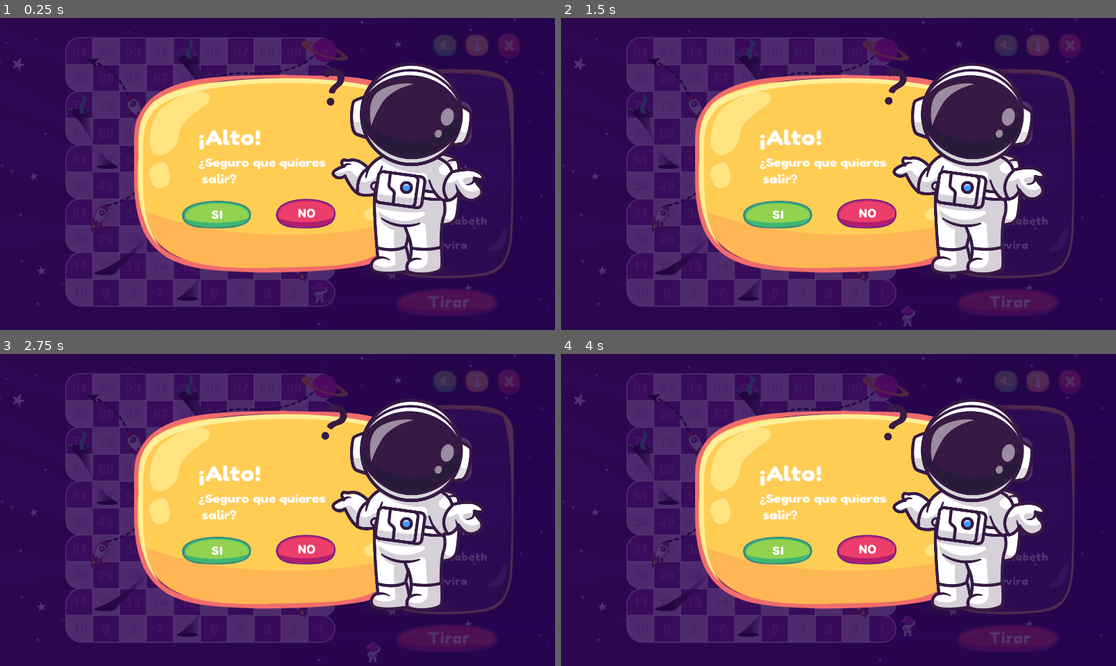
Above: before the commit, frames 1-4 (two rows, left to right).
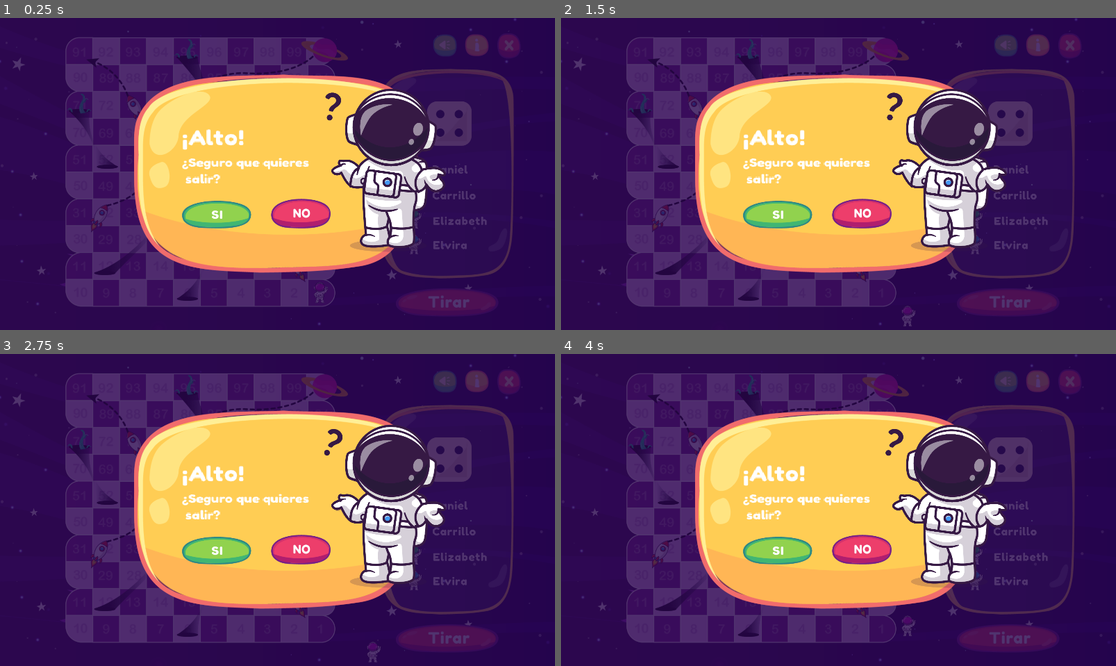
Above: after the commit, the same moments.

Repository: carrilloycardenas/Carrera-espacial
Game: Godot game, scene res://tablero/tablero.tscn
The game is run twice, just before and just after one commit, with the same random seed, the same clock (stepped at 60 frames per second) and the same inputs. The project has no main scene, so this scene is started directly.
Inputs:
- Up to frame 1 (0.25 s): no input
- Up to frame 2 (1.5 s): hold Right (ui_right) 0.53-1.28 s; hold Down (ui_down) from 1.28 s (still down)
- Up to frame 3 (2.75 s): release Down (ui_down) at 2.03 s; hold Right (ui_right) from 2.03 s (still down)
- Up to frame 4 (4 s): release Right (ui_right) at 2.78 s; hold Up (ui_up) 2.78-3.53 s; hold Left (ui_left) from 3.53 s (still down)

The runs differ from the first frame. In frame 1, 9.3% of the frame differs, in the area x 32-87%, y 15-83%; in frame 2, 9.3%; in frame 3, 9.3%; in frame 4, 9.3%.

Commit message:
Más cambios en el tamaño de astro-ques

Diff:
--- a/sprites/astro-ques.tscn
+++ b/sprites/astro-ques.tscn
@@ -17,10 +17,11 @@
 "speed": 16.0
 } ]
 
-[node name="Node2D" type="Node2D"]
+[node name="astro-ques" type="Node2D"]
+scale = Vector2( 0.5, 0.5 )
 
 [node name="AnimatedSprite" type="AnimatedSprite" parent="."]
-scale = Vector2( 0.4, 0.4 )
+scale = Vector2( 0.6, 0.6 )
 frames = SubResource( 1 )
-frame = 11
+frame = 10
 playing = true
--- a/tablero/tablero.tscn
+++ b/tablero/tablero.tscn
@@ -43,7 +43,8 @@
 scale = Vector2( 1.875, 1.875 )
 script = ExtResource( 15 )
 __meta__ = {
-"_edit_horizontal_guides_": [ 728.0 ]
+"_edit_horizontal_guides_": [ 728.0 ],
+"_edit_vertical_guides_": [ 630.0 ]
 }
 
 [node name="Tablero" type="Sprite" parent="."]
@@ -172,18 +173,18 @@
 texture = ExtResource( 20 )
 
 [node name="alto" type="Label" parent="Hover-seleccionjugadores"]
-margin_left = -47.425
+margin_left = -56.8761
 margin_top = -70.2927
-margin_right = 37.575
+margin_right = 28.1239
 margin_bottom = -30.2927
 rect_scale = Vector2( 0.5, 1 )
 custom_fonts/font = SubResource( 2 )
 text = "¡Alto!"
 
 [node name="Label" type="Label" parent="Hover-seleccionjugadores"]
-margin_left = -47.4251
+margin_left = -56.8762
 margin_top = -27.4357
-margin_right = 127.574
+margin_right = 118.123
 margin_bottom = 21.5643
 rect_scale = Vector2( 0.5, 1 )
 custom_fonts/font = SubResource( 3 )
@@ -191,14 +192,18 @@
  salir?"
 
 [node name="btn-regresar" type="TextureButton" parent="Hover-seleccionjugadores"]
-margin_left = 0.355423
+margin_left = -2.96996
 margin_top = 34.1963
-margin_right = 72.3554
+margin_right = 69.03
 margin_bottom = 76.1959
 rect_scale = Vector2( 0.5, 1 )
 texture_normal = ExtResource( 26 )
 texture_hover = ExtResource( 24 )
 expand = true
+
+[node name="astro-ques" parent="Hover-seleccionjugadores" instance=ExtResource( 21 )]
+position = Vector2( 67.0382, -9.06854 )
+scale = Vector2( 0.164082, 0.382649 )
 
 [node name="btn-salir" type="TextureButton" parent="Hover-seleccionjugadores"]
 margin_left = -56.5263
@@ -210,10 +215,6 @@
 texture_hover = ExtResource( 25 )
 expand = true
 
-[node name="Node2D" parent="Hover-seleccionjugadores" instance=ExtResource( 21 )]
-position = Vector2( 78.4145, -8.25222 )
-scale = Vector2( 0.328164, 0.765298 )
-
 [connection signal="pressed" from="btn-tirar" to="." method="_on_btntirar_pressed"]
 [connection signal="pressed" from="btn-popupSalir" to="." method="_on_btnsalir_pressed"]
 [connection signal="pressed" from="Hover-seleccionjugadores/btn-regresar" to="." method="_on_btnregresar_pressed"]
